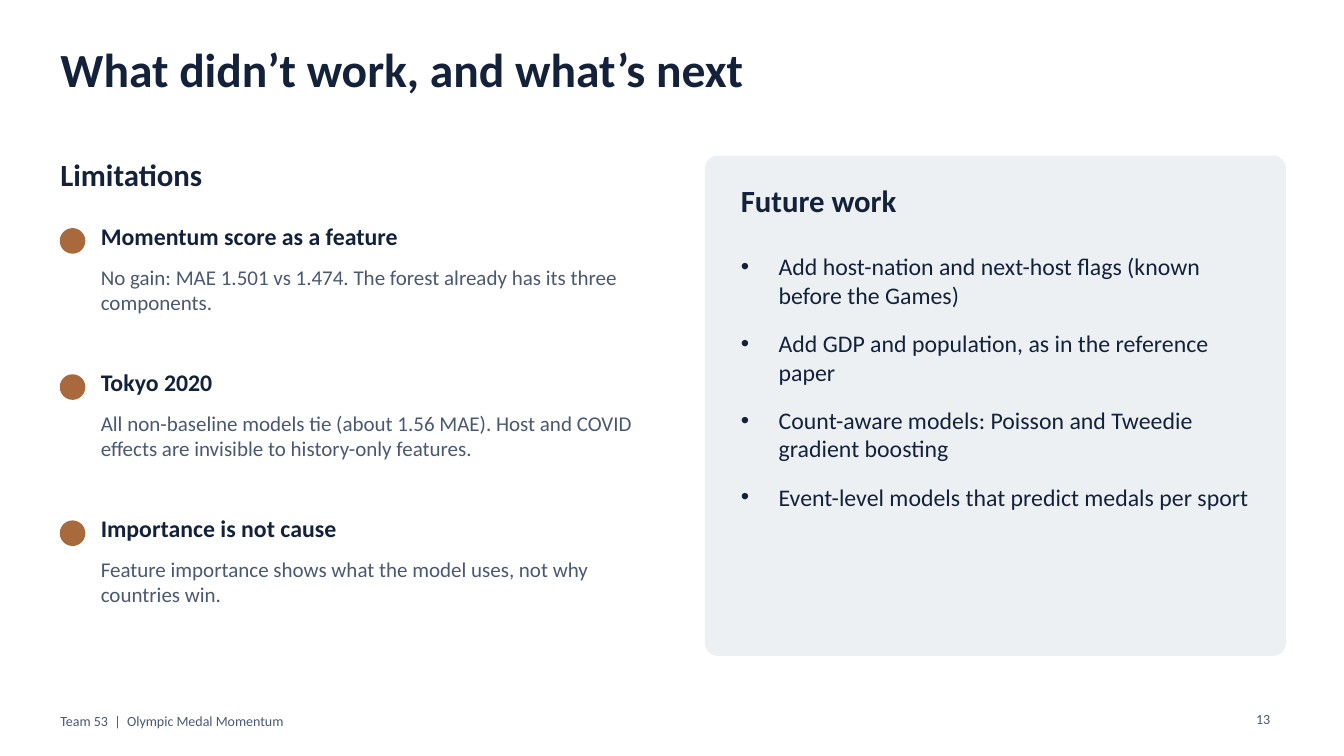
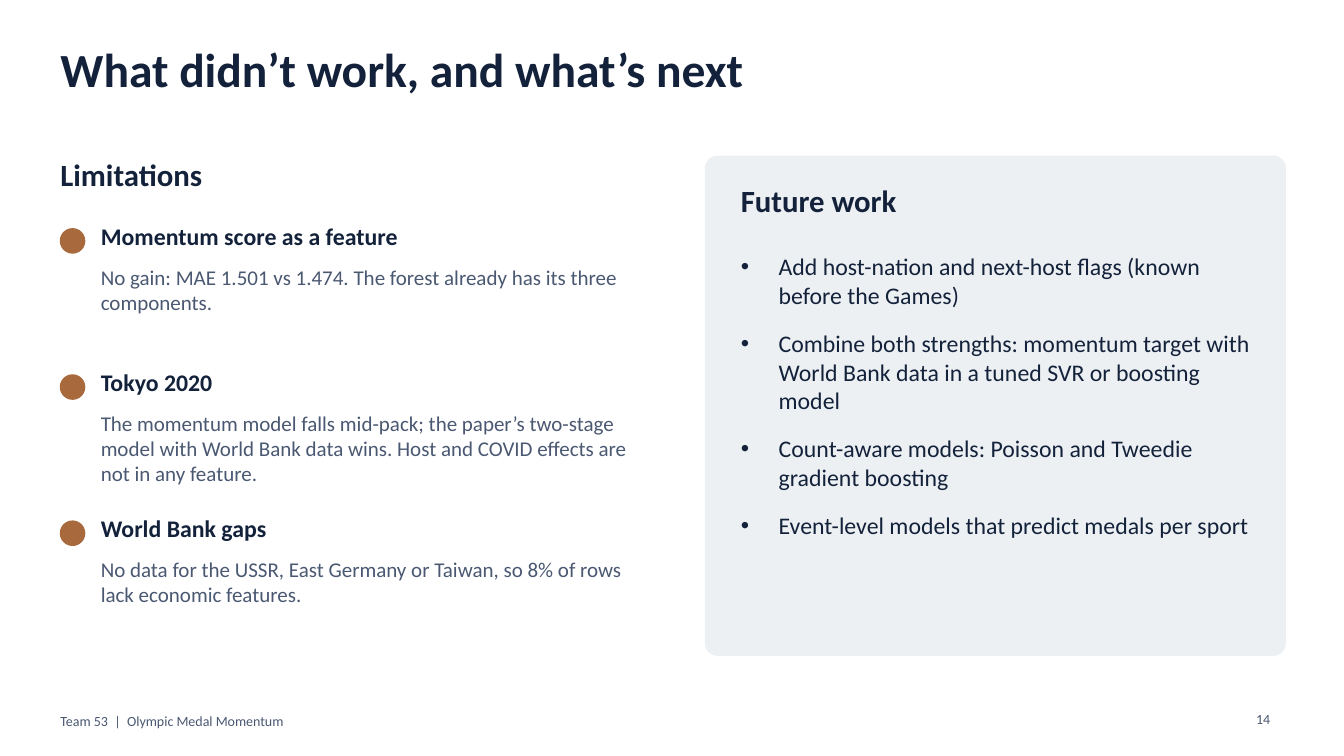
Before and after one commit to ryonahh/ML_MiniProject_53, a slide deck: slide 14 of deliverables/Olympic_Medal_Momentum_Slides.pptx (slide 13 before the commit). Drawn at 1344x756 pixels with LibreOffice and Linux fonts; fonts in the diff are those of the drawing. Boxes give left, top, right and bottom in pixels: in the first picture for what was removed or moved away, otherwise in the second. Text is boxed around its words. In the diff, an @@ line names an element or a change of style, - is before the commit and + after.

Commit message:
Update README, report and slides with World Bank and model-family results

```diff
--- a/deliverables/Olympic_Medal_Momentum_Slides.pptx
+++ b/deliverables/Olympic_Medal_Momentum_Slides.pptx
@@ text at (x1=779, y1=335, x2=1249, y2=409): text changed @@
-• Add GDP and population, as in the reference paper
+• Combine both strengths: momentum target with World Bank data in a tuned SVR or boosting model
@@ text at (x1=101, y1=416, x2=627, y2=485): text changed @@
-All non-baseline models tie (about 1.56 MAE). Host and COVID effects are invisible to history-only features.
+The momentum model falls mid-pack; the paper’s two-stage model with World Bank data wins. Host and COVID effects are not in any feature.
@@ text at (x1=101, y1=520, x2=266, y2=541): text changed @@
-Importance is not cause
+World Bank gaps
@@ text at (x1=101, y1=562, x2=621, y2=602): text changed @@
-Feature importance shows what the model uses, not why countries win.
+No data for the USSR, East Germany or Taiwan, so 8% of rows lack economic features.
@@ page number at (x1=1256, y1=715, x2=1270, y2=724): text changed @@
-13
+14
```
Also in this commit, not shown: 8 other slides changed, 1 slide added, 2 other files.
